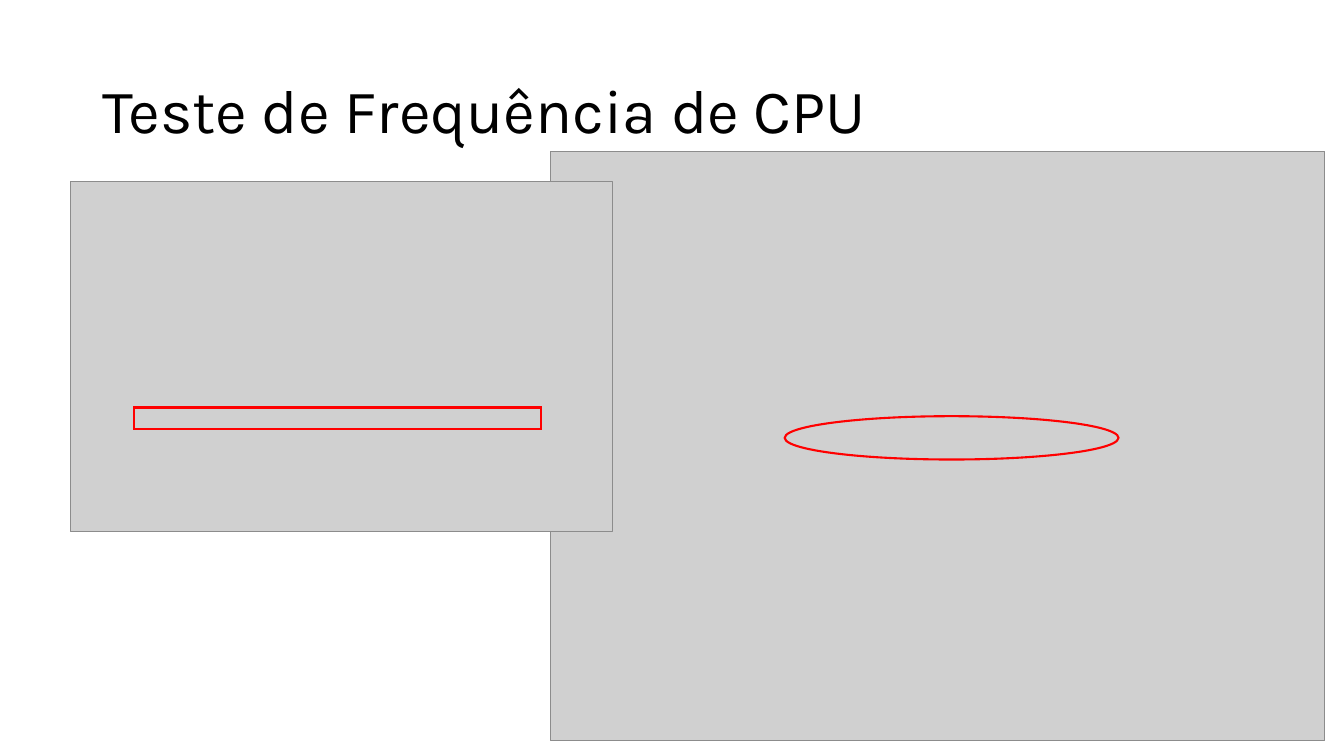
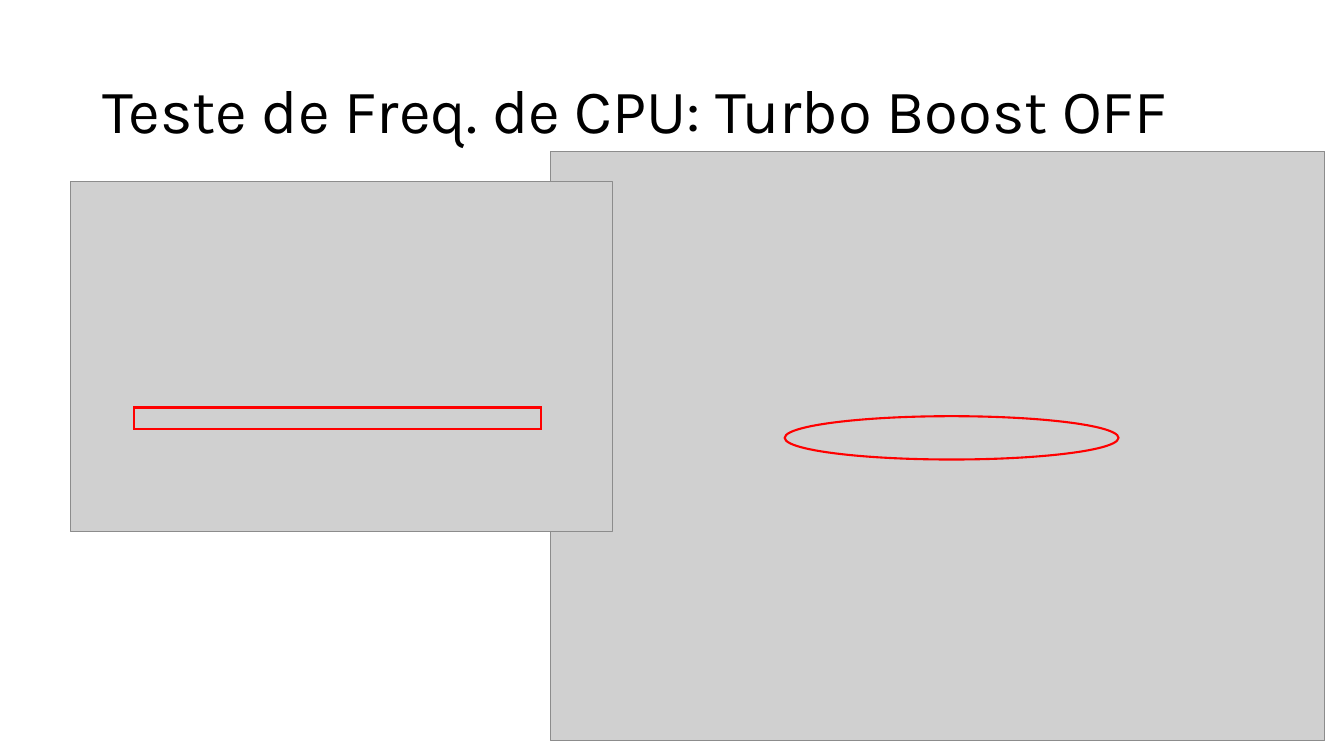
Before and after one commit to jlggross/TF-cmp223, a slide deck: slide 10 of 02-Parcial/02-Parcial-Apresentacao.pptx. Drawn at 1344x756 pixels with LibreOffice and Linux fonts; fonts in the diff are those of the drawing; grey boxes stand for pictures. Boxes give left, top, right and bottom in pixels: in the first picture for what was removed or moved away, otherwise in the second. Text is boxed around its words. In the diff, an @@ line names an element or a change of style, - is before the commit and + after.

```diff
--- a/02-Parcial/02-Parcial-Apresentacao.pptx
+++ b/02-Parcial/02-Parcial-Apresentacao.pptx
@@ title at box(102, 91, 1166, 148): text changed @@
-Teste de Frequência de CPU
+Teste de Freq. de CPU: Turbo Boost OFF
```
Also in this commit, not shown: 10 other slides changed, 1 other file.
